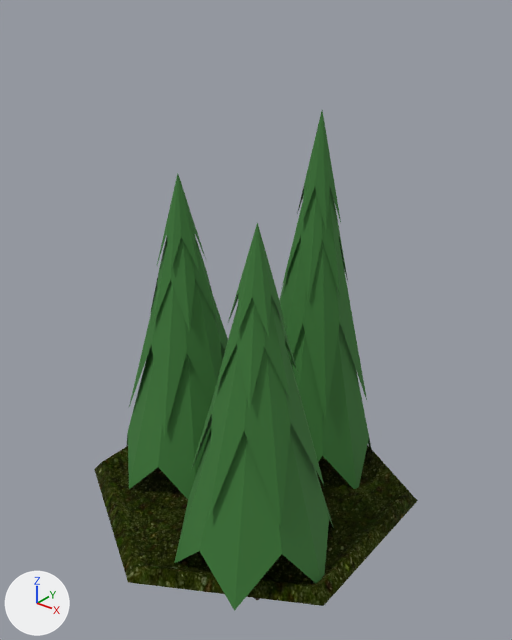
Before and after pictures for a commit that changed the glTF model src/modules/base/assets/forest.glb.
Camera for both pictures: a 50 mm lens placed at (2.2, -2.69, 2.8), pointed at (0.02, 0.03, 1.11). Every picture has the same lights, and +X, +Y and +Z are marked at lower left. The older version comes first. Where no turn or scale is listed for an object, it has been applied to the vertices.

The older version as bpy lines, for what is in view:
```python
me_circle_005 = bpy.data.meshes.new('Circle.005')
me_circle_005.from_pydata(...)  # 18 vertices, 28 faces; spans x -0.87..0.87, y -12.18..-10.18, z 0.0..0.06
me_circle_005.materials.append(mat_grass_05)
me_cube_001 = bpy.data.meshes.new('Cube.001')
me_cube_001.from_pydata(...)  # 60 vertices, 100 faces; spans x -0.47..0.43, y -0.43..0.44, z -0.98..1.2
# faces by material slot: [12, 88]
me_cube_001.materials.append(mat_trunk)  # brown #302008
me_cube_001.materials.append(mat_crown)  # dark green #397734
me_cube_004 = bpy.data.meshes.new('Cube.004')
me_cube_004.from_pydata(...)  # 60 vertices, 100 faces; spans x -0.41..0.41, y -0.41..0.38, z -1.16..1.43
# faces by material slot: [12, 88]
me_cube_004.materials.append(mat_trunk)  # brown #302008
me_cube_004.materials.append(mat_crown)  # dark green #397734
me_cube_005 = bpy.data.meshes.new('Cube.005')
me_cube_005.from_pydata(...)  # 60 vertices, 100 faces; spans x -0.47..0.44, y -0.42..0.42, z -0.96..1.18
# faces by material slot: [12, 88]
me_cube_005.materials.append(mat_trunk)  # brown #302008
me_cube_005.materials.append(mat_crown)  # dark green #397734
ob_hexagontile_003 = bpy.data.objects.new('HexagonTile.003', me_circle_005)
ob_hexagontile_003.location = (0.008, 11.176, 0.0)
ob_tree_001 = bpy.data.objects.new('Tree.001', me_cube_001)
ob_tree_001.location = (-0.408, -0.078, 0.671)
ob_tree_004 = bpy.data.objects.new('Tree.004', me_cube_004)
ob_tree_004.location = (0.139, 0.444, 0.761)
ob_tree_005 = bpy.data.objects.new('Tree.005', me_cube_005)
ob_tree_005.location = (0.362, -0.383, 0.652)
```
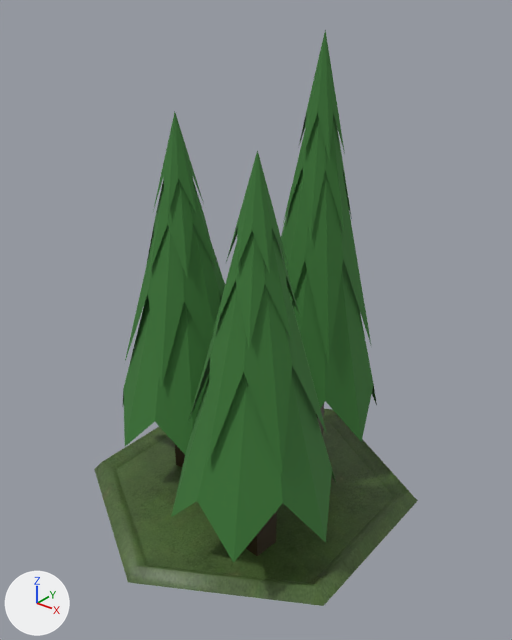
Boxes [x1, y1, x2, y2] around the edits, measured in the pictures (512 x 640 px):
'Tree.005', moved
    before: [174, 223, 333, 611]
    after: [171, 150, 336, 563]
'HexagonTile.003', recoloured (lighter)
    both: [94, 445, 418, 606]
'Tree.004', moved
    before: [279, 110, 372, 489]
    after: [281, 30, 377, 442]
'Tree.001', moved
    before: [126, 174, 228, 499]
    after: [122, 112, 225, 467]

Edits to the bpy script that builds the scene:
```text
Add img_grass03_glossiness:
    img_grass03_glossiness = load_image('grass03_glossiness', '_unpacked/grass03_glossiness', 256, 256, 'Non-Color')
Add img_grass03_specular:
    img_grass03_specular = load_image('grass03_specular', '_unpacked/grass03_specular', 256, 256, 'sRGB')
Add img_grass03_diffuse:
    img_grass03_diffuse = load_image('grass03_diffuse', '_unpacked/grass03_diffuse', 256, 256, 'sRGB')
Add img_grass03_normal_opengl:
    img_grass03_normal_opengl = load_image('grass03_normal_opengl', '_unpacked/grass03_normal_opengl', 256, 256, 'Non-Color')
Add mat_grass:
    mat_grass = bpy.data.materials.new('Grass')
    # uses the picture img_grass03_diffuse
    # uses the picture img_grass03_glossiness
    # uses the picture img_grass03_normal_opengl
    # uses the picture img_grass03_specular
Change me_circle_005:
    where me_circle_005.from_pydata(...)  # 18 vertices, 28 faces; spans x -0.87..0.87, y -12.18..-10.18, z 0.0..0.06
    remove me_circle_005.materials.append(mat_grass_05)
    add me_circle_005.materials.append(mat_grass)
Change ob_tree_001:
    ob_tree_001.location: (-0.408, -0.078, 0.671) -> (-0.408, -0.078, 0.984)
Change ob_tree_004:
    ob_tree_004.location: (0.139, 0.444, 0.761) -> (0.139, 0.444, 1.135)
Change ob_tree_005:
    ob_tree_005.location: (0.362, -0.383, 0.652) -> (0.362, -0.383, 0.965)
```
